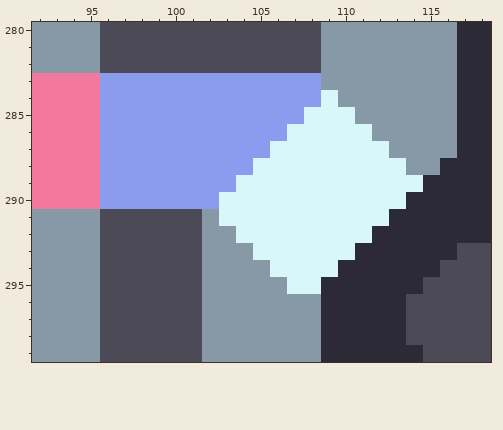
File history of a pixel-art file, assets/sprites/atlas/sorted-atlas.ase. Above, as it was before the edit.
736x736 pixels, 1 frame. Colours within 5 levels of each other are drawn and written as one. Shown: x 92..118, y 280..299. The commit also changed other parts of the picture, which this record leaves out.
New version:
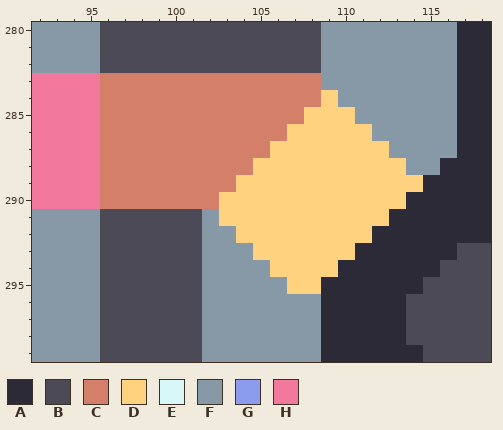
Palette (. is transparent): A #2c2a36  B #4d4a58  C #d47f6a  D #ffd280  E #d8f7f8  F #8799a7  G #8b9cee  H #f2789e
Difference:
Layer "not used":
The author changed colour G to colour C in rows 283 to 284 at x 96 to 108; in row 285 at x 96 to 107; in row 286 at x 96 to 106; in row 287 at x 96 to 105; in row 288 at x 96 to 104; in row 289 at x 96 to 103.
The author changed colour G to colour C in row 290 at x 96 to 102.
The author changed colour E to colour D in row 284 at x 109; in row 285 at x 108 to 110; in row 286 at x 107 to 111; in row 287 at x 106 to 112; in row 288 at x 105 to 113; in row 289 at x 104 to 114.
The author changed colour E to colour D in row 290 at x 103 to 113; in row 291 at x 103 to 112; in row 292 at x 104 to 111; in row 293 at x 105 to 110; in row 294 at x 106 to 109; in row 295 at x 107 to 108.
Where, in picture pixels (left, top, right, bottom), the same in both pictures:
changed: (100, 73, 423, 294)
